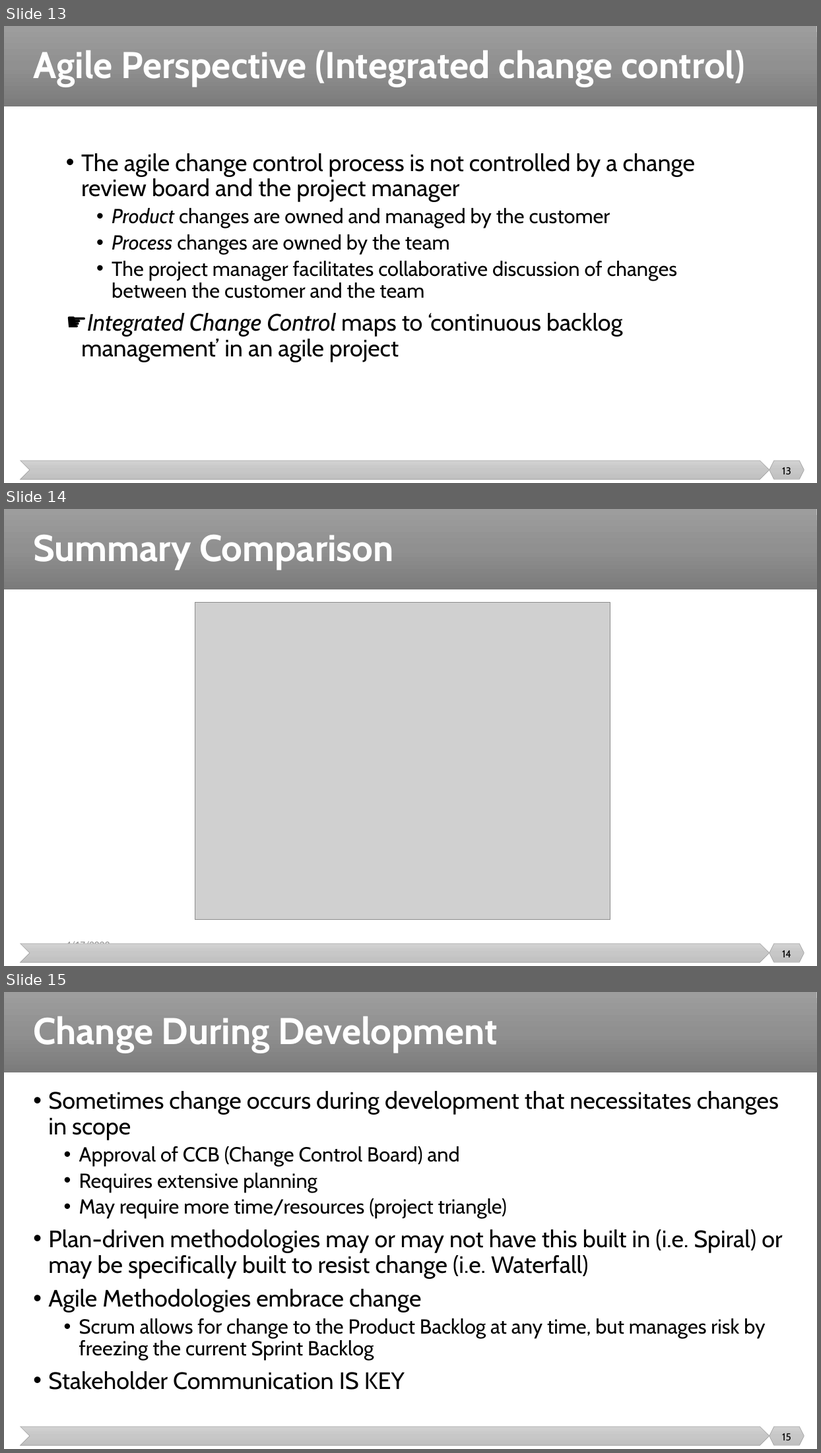
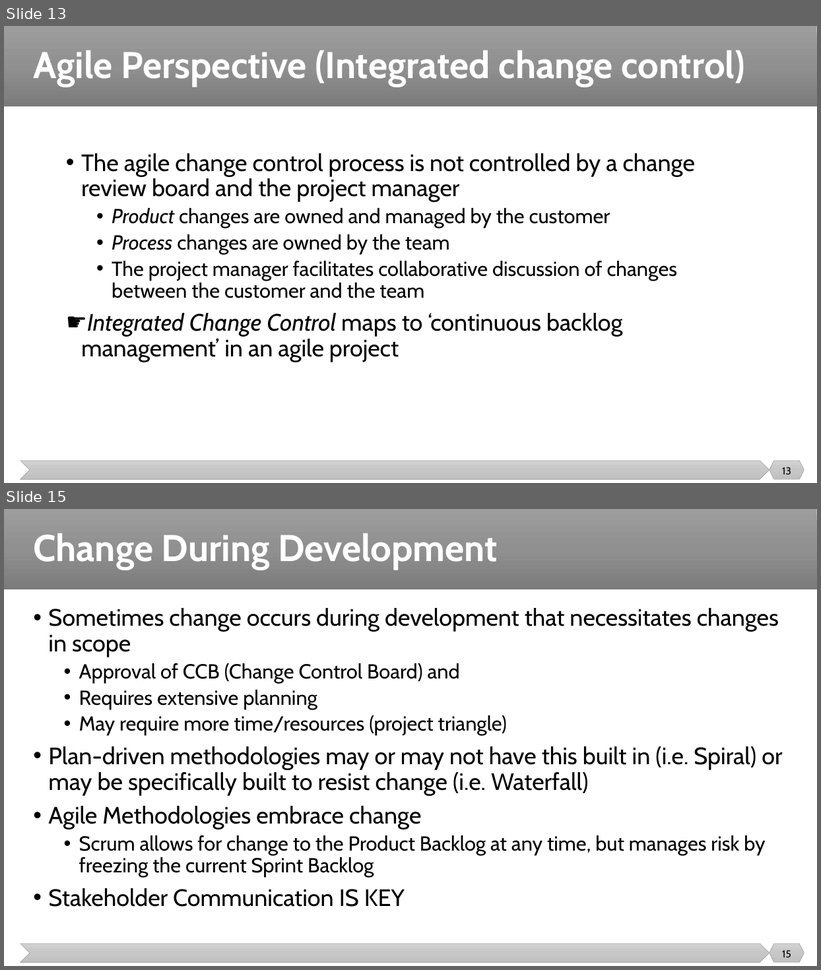
Before and after one commit to malenezi/malenezi, a slide deck: SE423/Lectures/9-Change Management/Change Management.pptx. Shown one above the other, each under a label of ours: slides 13, 14 and 15 before the commit, slides 13 and 15 after it; the slides between them are not shown. The pictures are 821x1453 and 821x970 pixels, drawn with LibreOffice and Linux fonts; fonts in the diff are those of the drawing; grey boxes stand for pictures. Boxes give left, top, right and bottom in pixels: in the first picture for what was removed or moved away, otherwise in the second. Text is boxed around its words. In the diff, an @@ line names an element or a change of style, - is before the commit and + after.

```diff
--- a/SE423/Lectures/9-Change Management/Change Management.pptx
+++ b/SE423/Lectures/9-Change Management/Change Management.pptx
@@ slide 14 removed at bbox=[4, 509, 817, 966], background #FFFFFF; not listed: 3 template elements that a slide beside it also shows @@
@@ title removed at bbox=[33, 535, 393, 570] @@
-Summary Comparison
@@ picture removed at bbox=[195, 602, 611, 920] @@
@@ text removed at bbox=[66, 940, 110, 944] @@
-4/17/2023
@@ page number removed at bbox=[782, 951, 791, 958] @@
-14
```
Also in this commit, not shown: 1 slide added.
